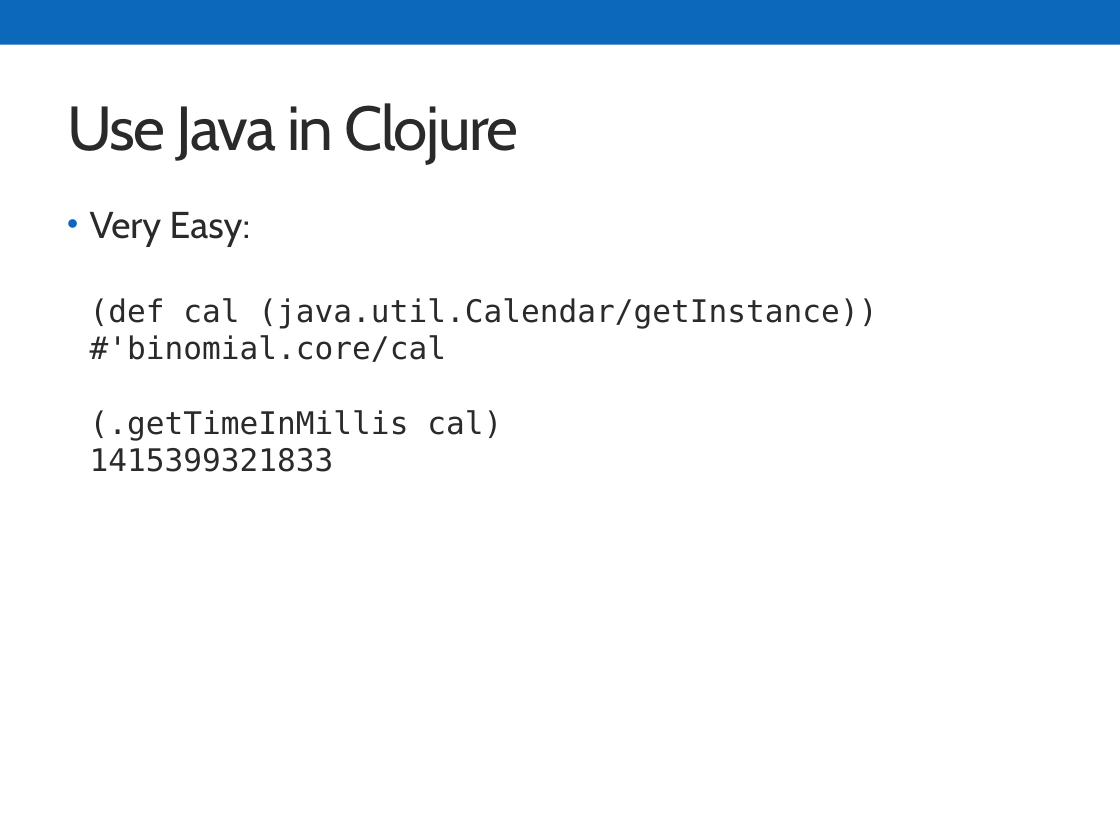
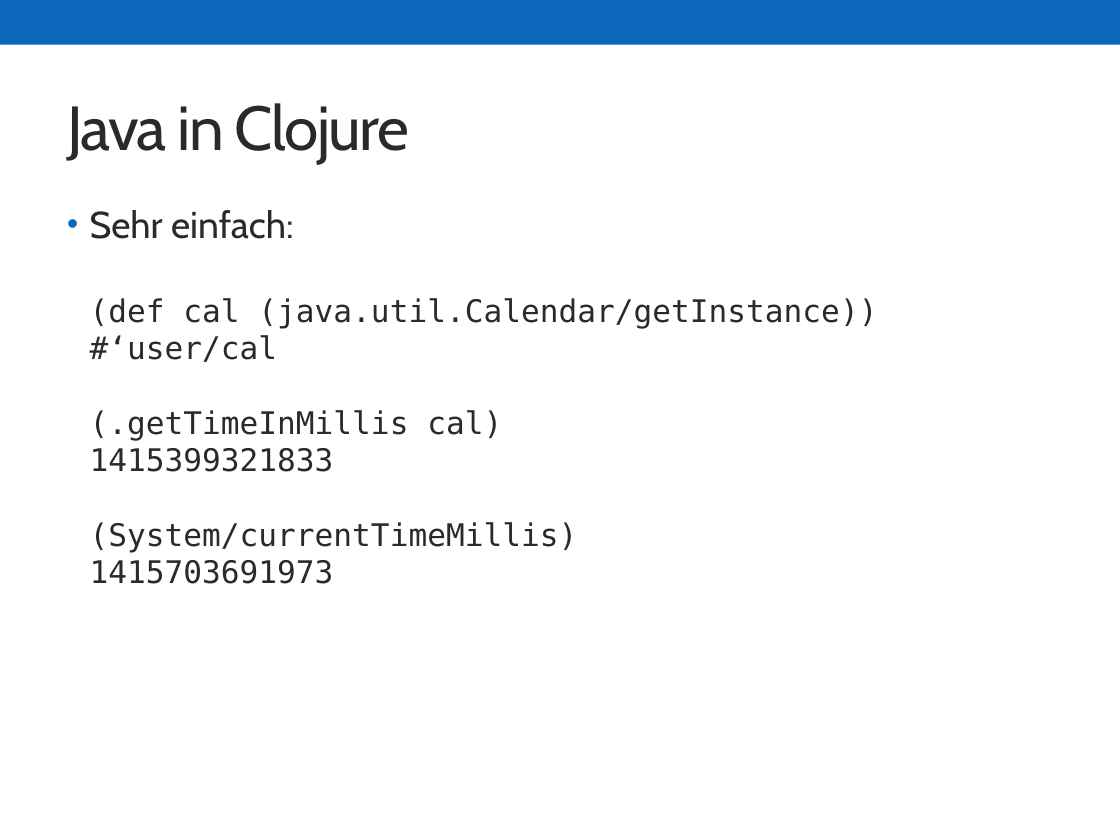
Before and after one commit to skonair/presentations, a slide deck: slide 29 of jugbi-fp-20141119/20141119_FP.pptx (slide 20 before the commit). Drawn at 1120x840 pixels with LibreOffice and Linux fonts; fonts in the diff are those of the drawing. Boxes give left, top, right and bottom in pixels: in the first picture for what was removed or moved away, otherwise in the second. Text is boxed around its words. In the diff, an @@ line names an element or a change of style, - is before the commit and + after.

Commit message:
Clojure part extended for reader and macro section

```diff
--- a/jugbi-fp-20141119/20141119_FP.pptx
+++ b/jugbi-fp-20141119/20141119_FP.pptx
@@ title at <box>67,103,409,165</box>: text changed @@
-Use Java in Clojure
+Java in Clojure
@@ text at <box>90,210,877,584</box>: text changed @@
-• Very Easy:
-  (def cal (java.util.Calendar/getInstance))
-  #'binomial.core/cal
-  (.getTimeInMillis cal)
-  1415399321833
+• Sehr einfach:
+  (def cal (java.util.Calendar/getInstance))
+  #‘user/cal
+  (.getTimeInMillis cal)
+  1415399321833
+  (System/currentTimeMillis)
+  1415703691973
```
Also in this commit, not shown: 3 other slides changed, 10 slides added, 1 slide removed.
